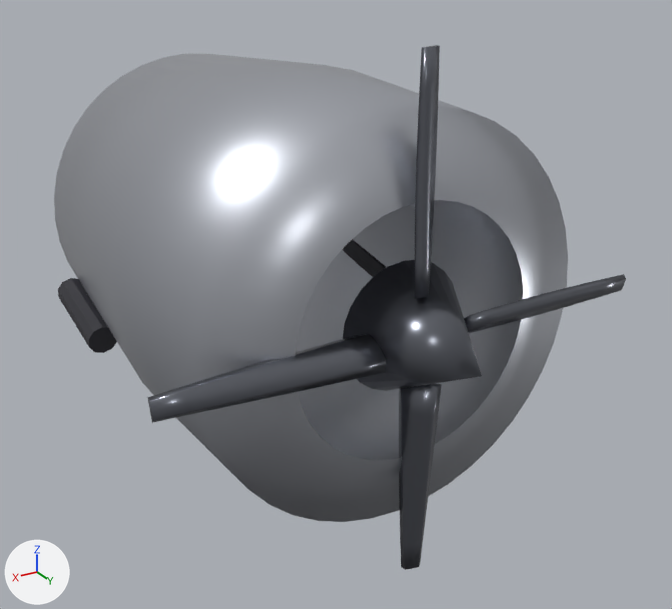
Before and after pictures for a commit that changed the glTF model models/prop_engine_big.glb.
Both versions are drawn from a camera (50 mm lens) standing at (1.57, 3.08, 1.24) and looking at (-0.1, 0.3, -0.16). The lights are fixed; the arrows at lower left show +X, +Y and +Z. The older version comes first. Vertices at exactly the same position are counted once.

Before the edit, the objects in view are built like this:
```python
me_blade = bpy.data.meshes.new('blade')
me_blade.from_pydata(...)  # 128 vertices, 240 faces; spans x -0.88..0.88, y -0.07..0.05, z -0.88..0.88
me_blade.materials.append(mat_spinner)  # grey #767981
me_cowl = bpy.data.meshes.new('cowl')
me_cowl.from_pydata(...)  # 265 vertices, 438 faces; spans x -0.73..0.73, y -0.95..1.27, z -0.73..0.73
# faces by material slot: [320, 72, 46]
me_cowl.materials.append(mat_engine)  # light grey #bcbfc7
me_cowl.materials.append(mat_dark)  # dark grey #3f3f45
me_cowl.materials.append(mat_spinner)  # grey #767981
ob_prop = bpy.data.objects.new('Prop', me_blade)
ob_prop.location = (0.0, 0.97, 0.0)
ob_prop_engine_big = bpy.data.objects.new('prop_engine_big', me_cowl)
ob_prop_engine_big.location = (0.0, 0.0, 0.0)
```
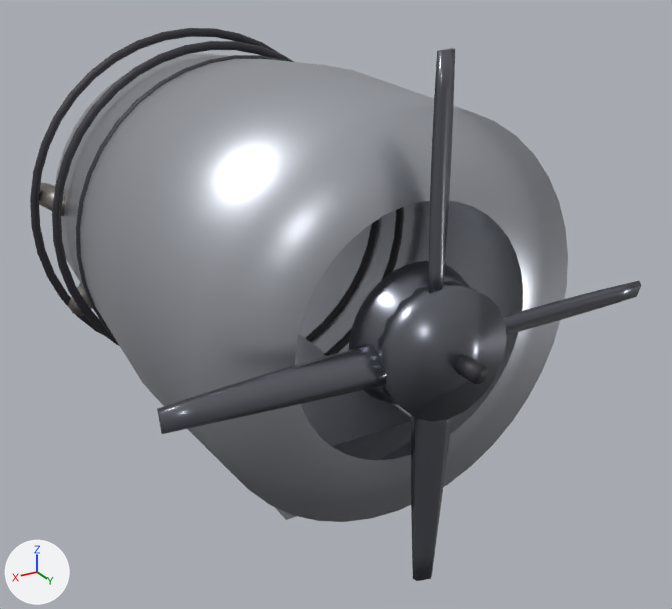
Changed parts and their boxes (x1, y1, x2, y2) in the pictures (672 x 609 px; the box of a moved part takes in the faces that stretch with it):
'prop_engine_big', reshaped: before (54, 53, 568, 522); after (30, 28, 568, 522)
'Prop', reshaped, moved, turned: before (148, 45, 626, 570); after (157, 48, 641, 581)
part 1 of me_cowl, added: after (30, 28, 279, 336)
part 2 of me_cowl, added: after (52, 41, 294, 346)
part 3 of me_cowl, added: after (76, 55, 379, 342)
part 4 of me_cowl, added (mostly hidden): after (324, 207, 404, 356)
part 5 of me_cowl, added: after (455, 355, 488, 384)
part 6 of me_cowl, rebuilt (10% taller): before (342, 260, 482, 391); after (348, 261, 482, 405)
part 7 of me_cowl, added: after (68, 283, 92, 316)
part 8 of me_cowl, added: after (39, 182, 66, 216)
part 9 of me_cowl, deleted: before (342, 239, 386, 277)
part 10 of me_cowl, reshaped: before (58, 278, 117, 353); after (275, 333, 411, 520)
part 11 of me_blade, added: after (377, 280, 506, 422)
part 12 of me_blade, moved or reshaped: before (148, 334, 387, 423); after (157, 345, 386, 434)
part 13 of me_blade, moved or reshaped: before (399, 383, 442, 570); after (411, 415, 452, 581)
part 14 of me_blade, moved or reshaped: before (464, 274, 626, 333); after (503, 281, 641, 335)
part 15 of me_blade, moved or reshaped: before (415, 45, 440, 299); after (429, 48, 455, 293)

The change, as a list of edits to the scene's bpy script:
```text
Add mat_steel:
    mat_steel = principled_material('steel')
    mat_steel.base_color = (0.28, 0.26, 0.24)  # grey #908b86
    mat_steel.metallic = 0.85
    mat_steel.roughness = 0.45
Change me_cowl:
    used by ob_prop_engine_big; location = (0.0, 0.0, 0.0)
    remove me_cowl.from_pydata(...)  # 265 vertices, 438 faces; spans x -0.73..0.73, y -0.95..1.27, z -0.73..0.73
    add me_cowl.from_pydata(...)  # 1669 vertices, 3188 faces; spans x -0.76..0.76, y -0.95..1.26, z -0.83..0.76
    me_cowl part 1: a new loose piece, a torus around y (ring radius 0.738, tube radius 0.018) spanning x -0.756..0.756, y -0.768..-0.732, z -0.756..0.756, in mat_dark (dark grey #3f3f45)
    me_cowl part 2: a new loose piece, a torus around y (ring radius 0.709, tube radius 0.018) spanning x -0.727..0.727, y -0.546..-0.51, z -0.727..0.727, in mat_dark (dark grey #3f3f45)
    me_cowl part 3: a new loose piece, a torus around y (ring radius 0.68, tube radius 0.018) spanning x -0.698..0.698, y -0.325..-0.289, z -0.698..0.698, in mat_dark (dark grey #3f3f45)
    me_cowl part 4: a new loose piece, a torus around y (ring radius 0.651, tube radius 0.018) spanning x -0.669..0.669, y -0.103..-0.067, z -0.669..0.669, in mat_dark (dark grey #3f3f45)
    me_cowl part 5: a new loose piece, a 10-sided cylinder along y spanning x -0.029..0.029, y 1.18..1.26, z -0.03..0.03, in mat_dark (dark grey #3f3f45)
    me_cowl part 6: the loose piece of 25 vertices spanning x -0.22..0.22, y 0.87..1.27, z -0.22..0.22 is rebuilt with 81 vertices and now spans x -0.24..0.24, y 0.93..1.2, z -0.24..0.24
    me_cowl part 7: a new loose piece of 16 vertices spanning x 0.48..0.67, y -0.82..-0.58, z -0.38..-0.28, in mat_steel (grey #908b86)
    me_cowl part 8: a new loose piece of 16 vertices spanning x 0.59..0.72, y -0.82..-0.58, z 0.07..0.17, in mat_steel (grey #908b86)
    me_cowl part 9: the loose piece of 20 vertices spanning x -0.72..-0.61, y -0.59..-0.17, z -0.37..-0.19 is deleted
    me_cowl part 10: 1 vertex moved from x 0.72, y -0.18, z -0.3 to x 0.28, y -0.38, z -0.83; 19 vertices removed from x 0.61..0.72, y -0.59..-0.17, z -0.37..-0.19; 7 vertices added at x -0.28..0.28, y -0.38..0.57, z -0.83..-0.57
    other edits to the shape of me_cowl do not show in these pictures
    add me_cowl.materials.append(mat_steel)  # grey #908b86
Change me_blade:
    used by ob_prop; location = (0.0, 0.97, 0.0)
    remove me_blade.from_pydata(...)  # 128 vertices, 240 faces; spans x -0.88..0.88, y -0.07..0.05, z -0.88..0.88
    add me_blade.from_pydata(...)  # 168 vertices, 316 faces; spans x -0.88..0.88, y -0.88..0.88, z -0.09..0.09
    me_blade part 11: a new loose piece, a 20-sided cylinder along z spanning x -0.21..0.21, y -0.21..0.21, z -0.09..0.09, in mat_spinner (grey #767981)
    me_blade part 12: the loose piece of 32 vertices spanning x 0.16..0.88, y -0.07..0.05, z -0.06..0.05 is turned -90 degrees about the x axis through the mesh origin
    me_blade part 13: the loose piece of 32 vertices spanning x -0.06..0.05, y -0.07..0.05, z -0.88..-0.16 is turned -90 degrees about the x axis through the mesh origin
    me_blade part 14: the loose piece of 32 vertices spanning x -0.88..-0.16, y -0.07..0.05, z -0.05..0.06 is turned -90 degrees about the x axis through the mesh origin
    me_blade part 15: the loose piece of 32 vertices spanning x -0.05..0.06, y -0.07..0.05, z 0.16..0.88 is turned -90 degrees about the x axis through the mesh origin
Change ob_prop:
    ob_prop.location: (0.0, 0.97, 0.0) -> (0.0, 1.04, 0.0)
    ob_prop.rotation_euler: (0.0, 0.0, 0.0) -> (1.571, 0.0, 0.0)  # degrees (0, 0, 0) -> degrees (90, 0, 0)
```
